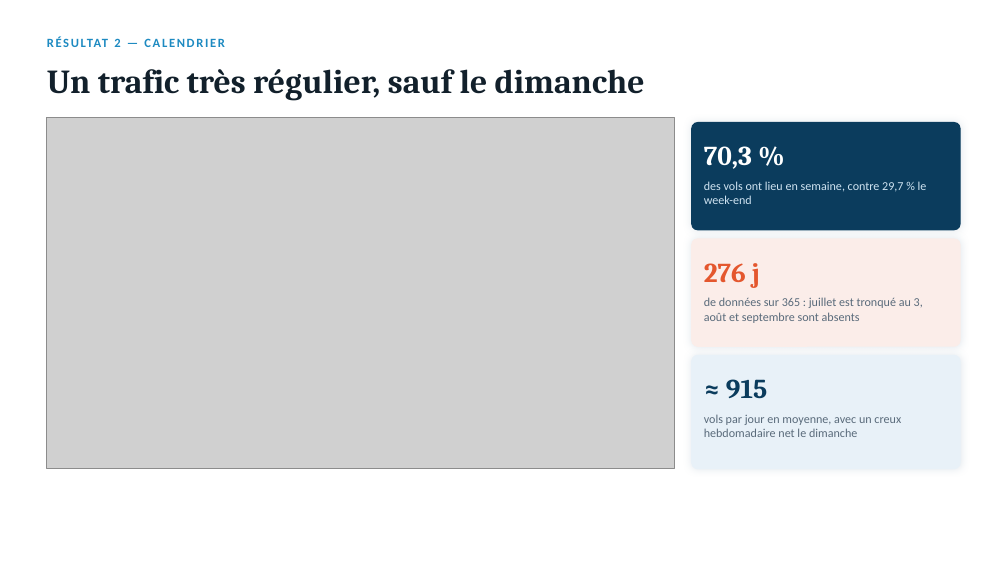
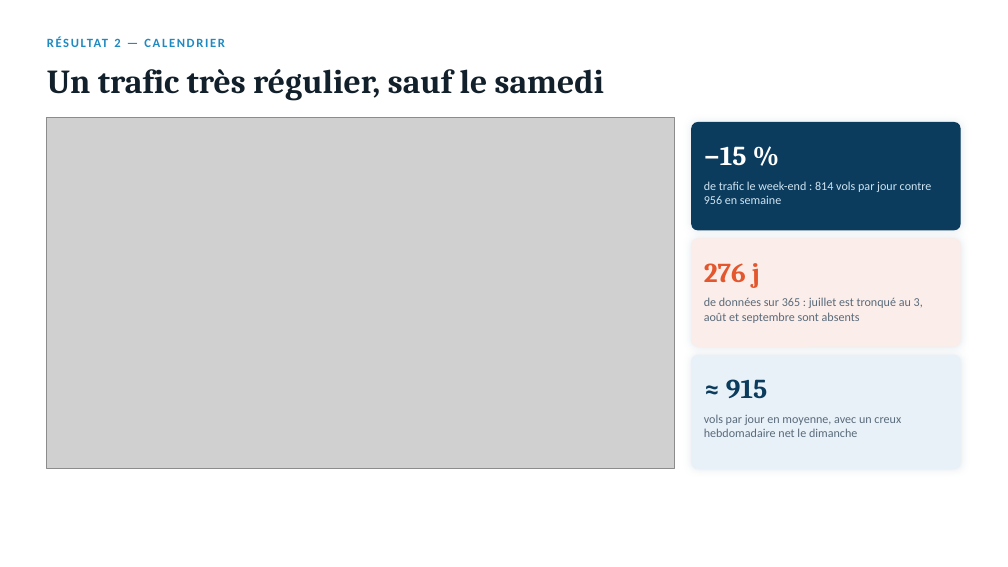
Before and after one commit to Salmabentisse/trafic-aerien-adp, a slide deck: slide 6 of presentation/Trafic_Aerien_ADP_presentation.pptx. Drawn at 1008x567 pixels with LibreOffice and Linux fonts; fonts in the diff are those of the drawing; grey boxes stand for pictures. Boxes give left, top, right and bottom in pixels: in the first picture for what was removed or moved away, otherwise in the second. Text is boxed around its words. In the diff, an @@ line names an element or a change of style, - is before the commit and + after.

Commit message:
fix: corriger semaine vs week-end, faussé par le calendrier de la base
/traffic/weekday-vs-weekend applique DAYOFWEEK à la date stockée, dont l'année
(2021) ne correspond pas au rythme réel des données. Le week-end s'y voyait
attribuer des jours de semaine, et le résultat inversait la conclusion :

  colonne year (2021) : 29,7 % des vols le week-end, pour 28,3 % des jours
                        -> le week-end paraît plus chargé que la semaine
  calendrier réel      : 25,1 % des vols, soit 814 vols/jour contre 956
                        -> le week-end est 15 % plus calme

La vue d'ensemble recalcule donc depuis /traffic/daily avec le calendrier
corrigé, et compare des vols par jour : opposer 198 jours de semaine à 78 jours
de week-end sur des totaux bruts ne voulait rien dire.

Les helpers de calendrier passent de mod_forecast.R à utils_ui.R, maintenant
que deux modules en dépendent.

À reprendre côté backend : l'endpoint garde le défaut. Et côté analyse, le
script analyse/analyse_statistiques.R calcule is_weekend avec wday() sur la même
date stockée, donc sa figure trafic_weekend_vs_ouvres.png est concernée.

```diff
--- a/presentation/Trafic_Aerien_ADP_presentation.pptx
+++ b/presentation/Trafic_Aerien_ADP_presentation.pptx
@@ text at <box>47,69,604,101</box>: text changed @@
-Un trafic très régulier, sauf le dimanche
+Un trafic très régulier, sauf le samedi
@@ text at <box>704,146,747,166</box>: text changed @@
-70,3 %
+−15 %
@@ text at <box>704,181,932,204</box>: text changed @@
-des vols ont lieu en semaine, contre 29,7 % le week-end
+de trafic le week-end : 814 vols par jour contre 956 en semaine
```
Also in this commit, not shown: 1 other slide changed, 4 other files.
